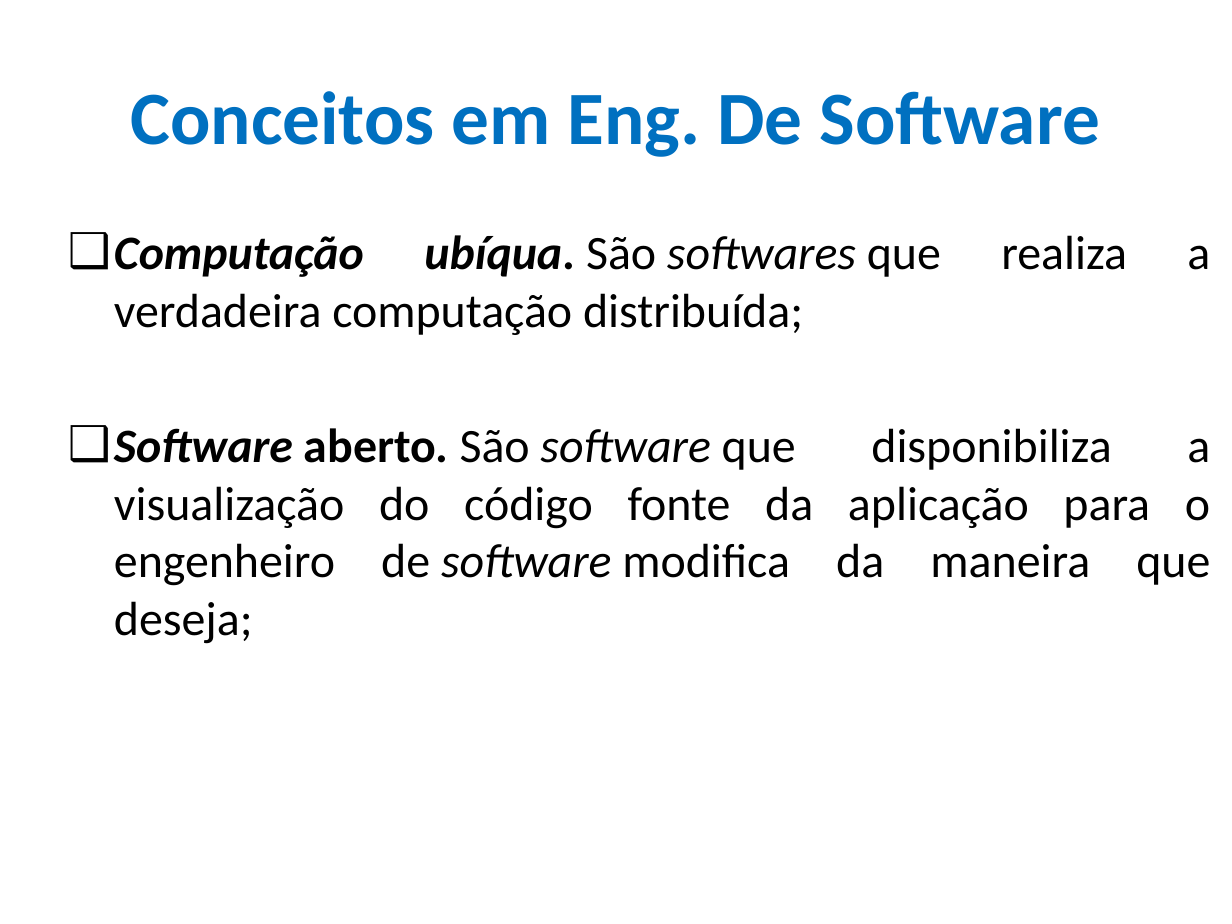
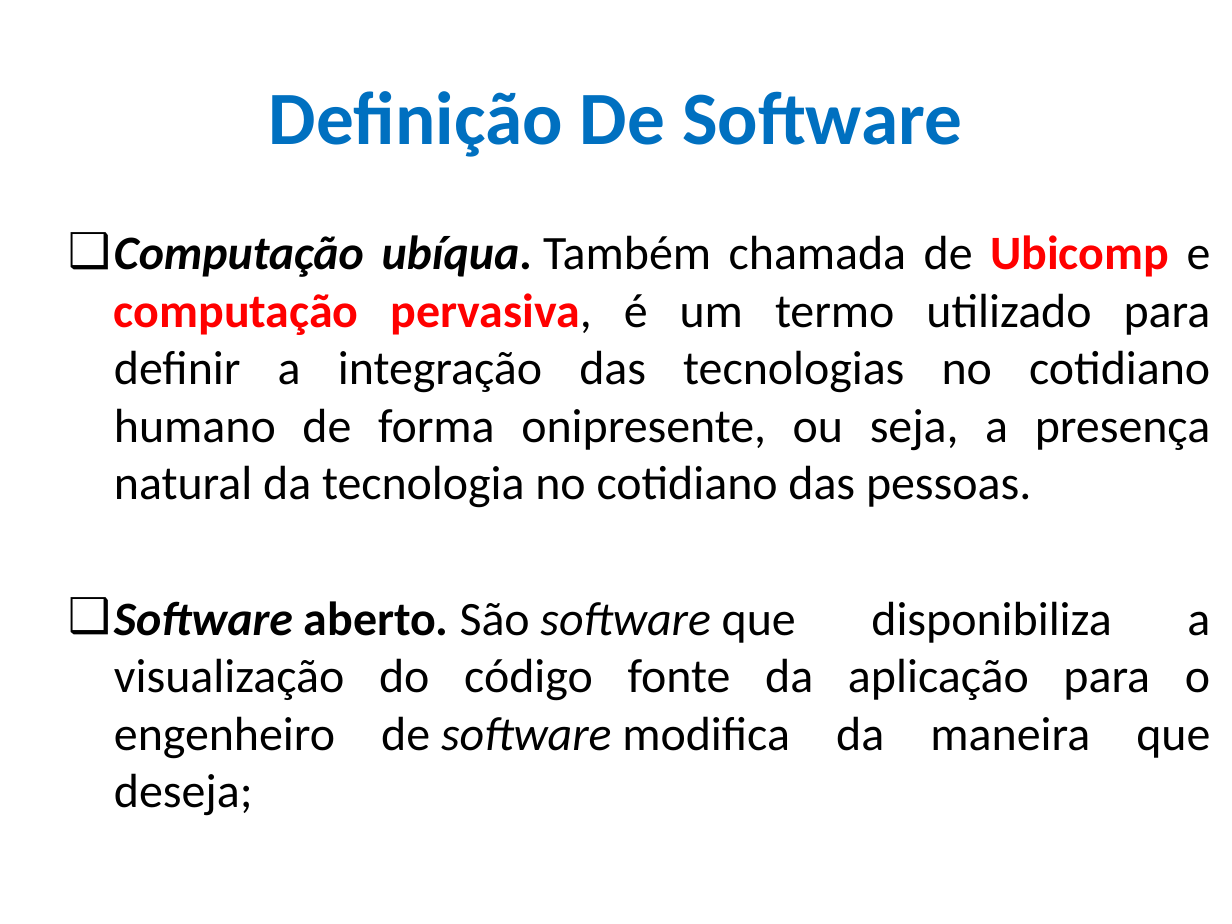
Before and after one commit to CloudEducationBrazil/WydenEngenhariaDeSoftware, a slide deck: slide 10 of 01 Classes/Aulas 01 e 02 Conceitos Eng. Soft e Métodos Ágeis.pptx (slide 8 before the commit). Drawn at 1232x924 pixels with LibreOffice and Linux fonts; fonts in the diff are those of the drawing; background and template pictures are left out. Boxes give left, top, right and bottom in pixels: in the first picture for what was removed or moved away, otherwise in the second. Text is boxed around its words. In the diff, an @@ line names an element or a change of style, - is before the commit and + after.

```diff
--- a/01 Classes/Aulas 01 e 02 Conceitos Eng. Soft e Métodos Ágeis.pptx
+++ b/01 Classes/Aulas 01 e 02 Conceitos Eng. Soft e Métodos Ágeis.pptx
@@ title at (x1=269, y1=91, x2=962, y2=157): text changed @@
-Conceitos em Eng. De Software
+Definição De Software
@@ text at (x1=114, y1=235, x2=1211, y2=508): text changed @@
-❑ Computação ubíqua. São softwares que realiza a verdadeira computação distribuída;
+❑ Computação ubíqua. Também chamada de Ubicomp e computação pervasiva, é um termo utilizado para definir a integração das tecnologias no cotidiano humano de forma onipresente, ou seja, a presença natural da tecnologia no cotidiano das pessoas.
```
Also in this commit, not shown: 21 other slides changed.
